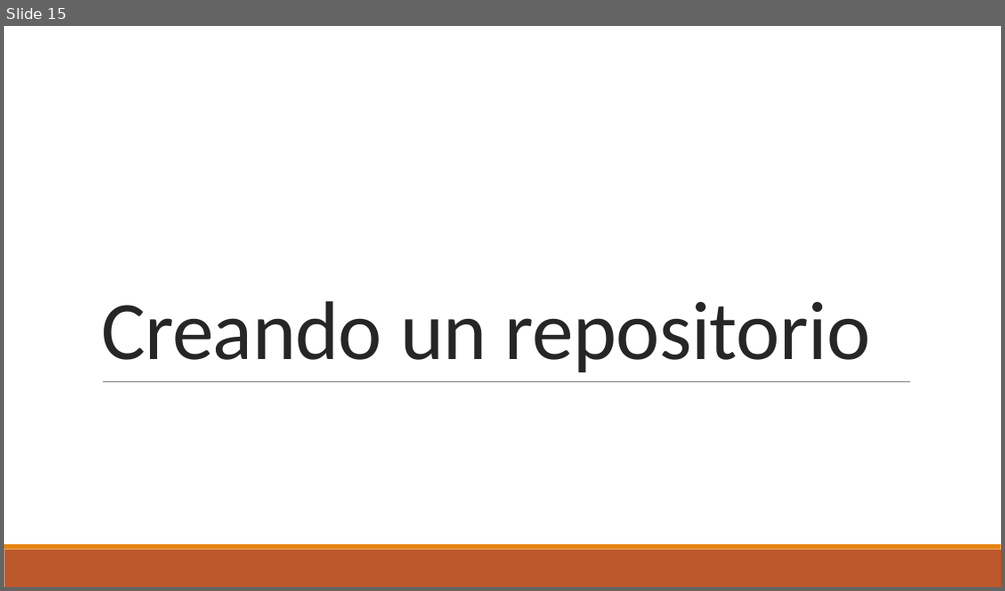
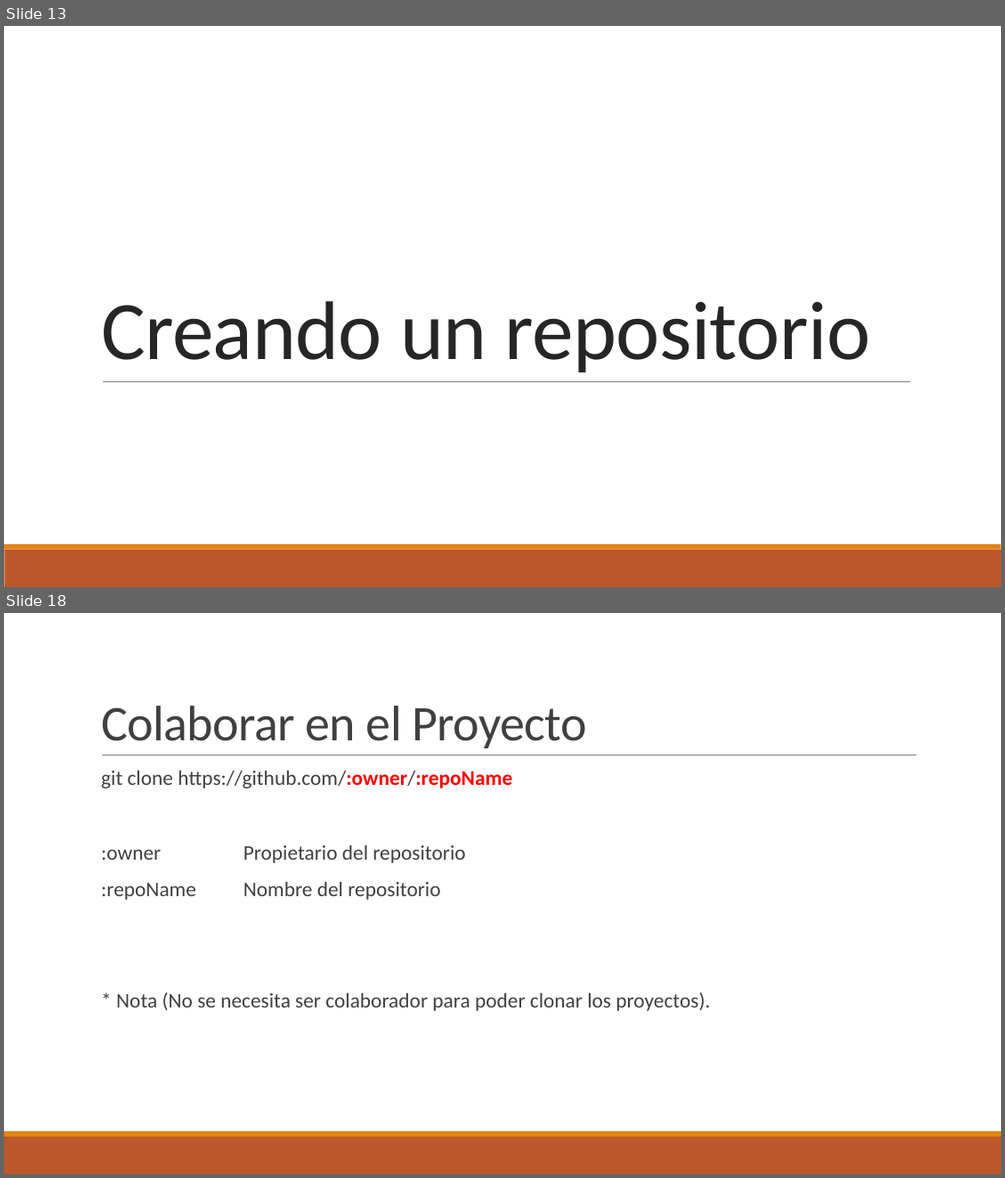
Before and after one commit to DuckHunter213/TutorialGit, a slide deck: Git.pptx. Shown one above the other, each under a label of ours: slide 15 before the commit, slides 13 and 18 after it; the slides between them are not shown. The pictures are 1005x591 and 1005x1178 pixels, drawn with LibreOffice and Linux fonts; fonts in the diff are those of the drawing; background and template pictures are left out. Boxes give left, top, right and bottom in pixels: in the first picture for what was removed or moved away, otherwise in the second. Text is boxed around its words. In the diff, an @@ line names an element or a change of style, - is before the commit and + after.

```diff
--- a/Git.pptx
+++ b/Git.pptx
@@ slide 18 added at (4, 613, 1001, 1174), background #FFFFFF; not listed: 2 template elements that a slide beside it also shows @@
@@ title added at (101, 706, 586, 748), 48 pt, text #404040 @@
+Colaborar en el Proyecto
@@ text added at (101, 771, 710, 1011), 20 pt, text #404040 @@
+  git clone https://github.com/:owner/:repoName
+  :owner Propietario del repositorio
+  :repoName Nombre del repositorio
+  * Nota (No se necesita ser colaborador para poder clonar los proyectos).
@@ line added from (102, 755) to (917, 755), #808080 0.5 pt @@
@@ what was slide 15 is now slide 13 @@
```
Also in this commit, not shown: 2 slides changed, 6 other slides added, 6 slides removed, 1 other file.
